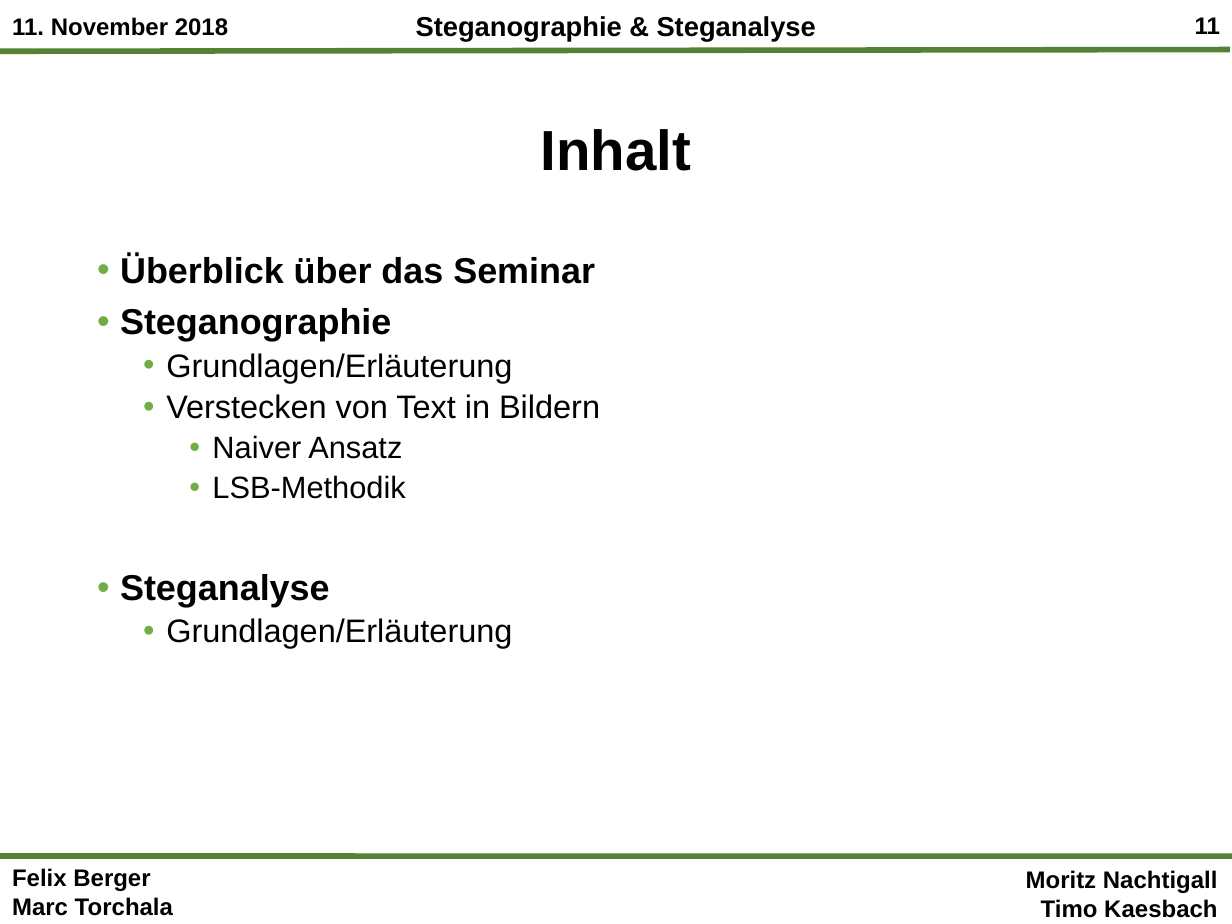
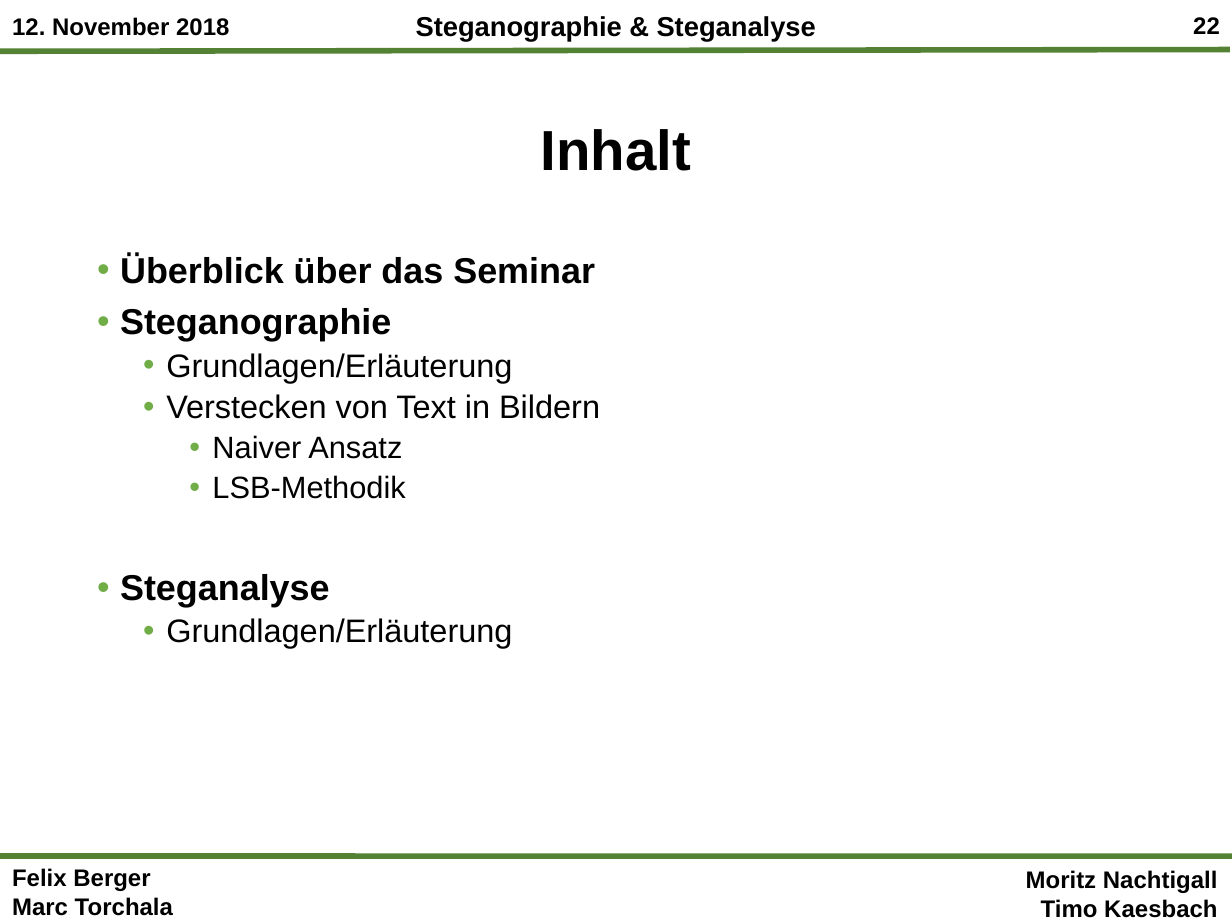
Before and after one commit to mtorchala/SteganographieSteganalyse, a slide deck: slide 22 of Präsentationen/folien_timo.pptx (slide 11 before the commit). Drawn at 1232x924 pixels with LibreOffice and Linux fonts; fonts in the diff are those of the drawing; background and template pictures are left out. Boxes give left, top, right and bottom in pixels: in the first picture for what was removed or moved away, otherwise in the second. Text is boxed around its words. In the diff, an @@ line names an element or a change of style, - is before the commit and + after.

```diff
--- a/Präsentationen/folien_timo.pptx
+++ b/Präsentationen/folien_timo.pptx
@@ text at (12,17,229,36): text changed @@
-11. November 2018
+12. November 2018
@@ page number at (1193,17,1220,34): text changed @@
-11
+22
```
Also in this commit, not shown: 8 other slides changed, 12 slides added, 1 slide removed, 21 other files.
